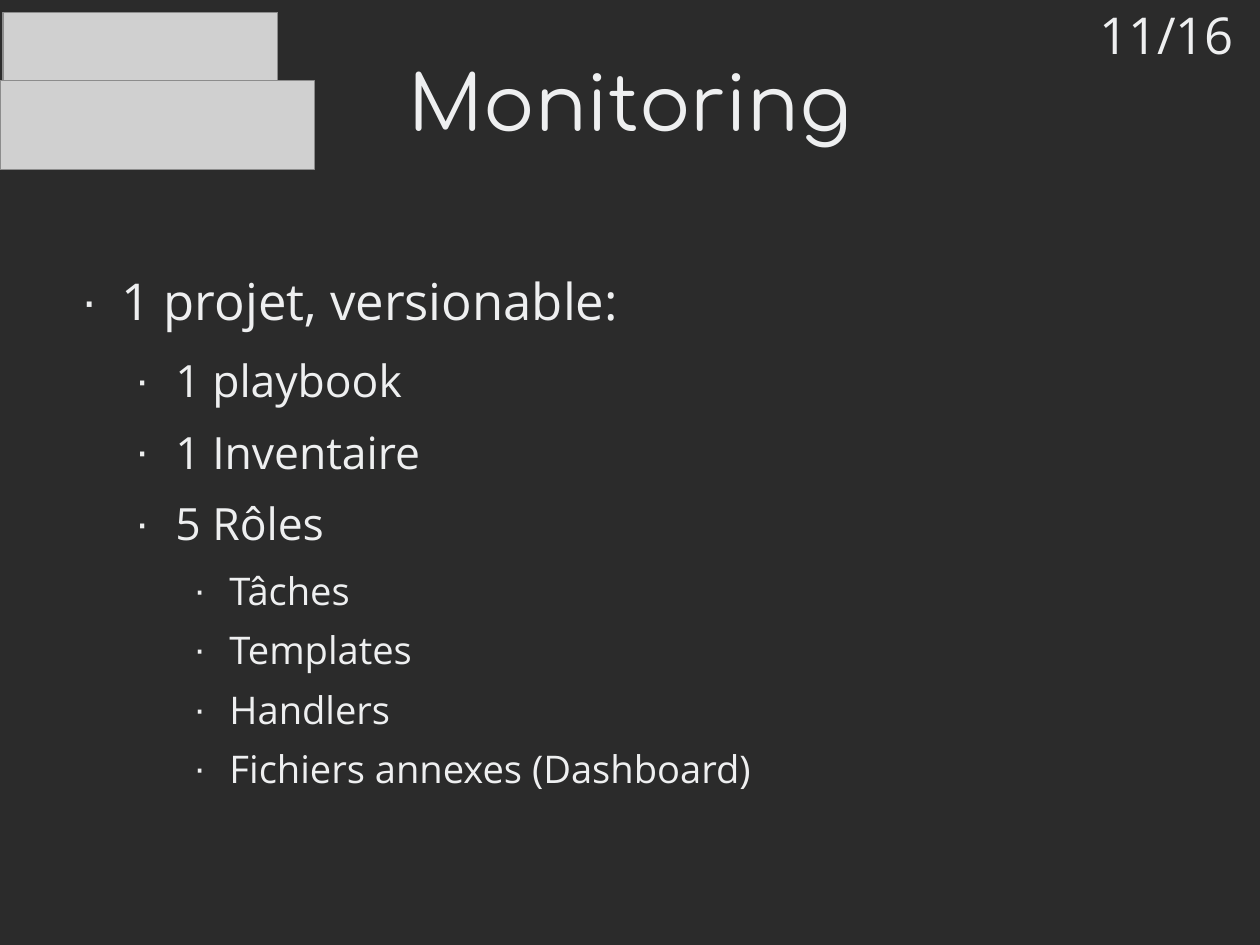
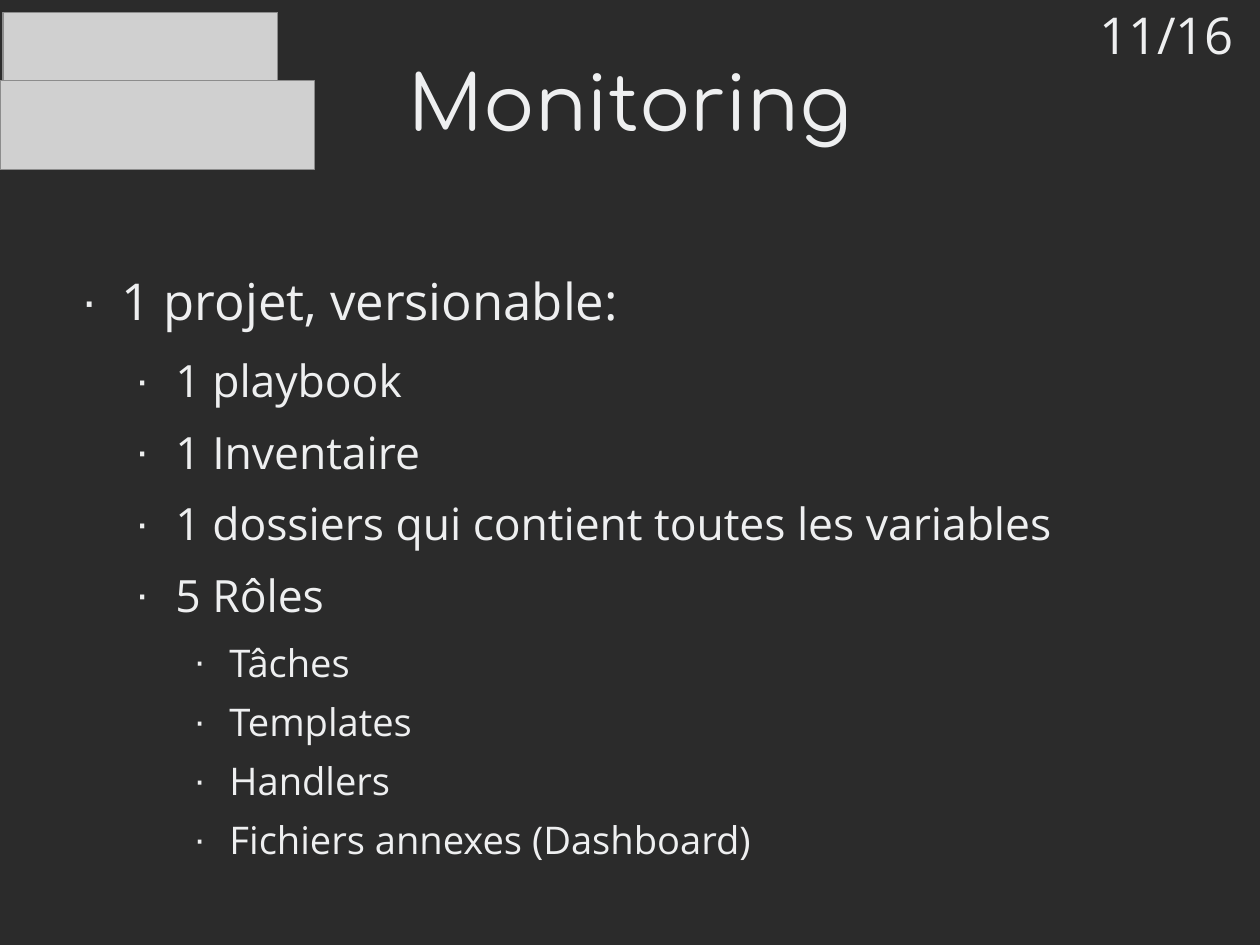
Before and after one commit to mrwormo/rapport_de_stage, a slide deck: slide 11 of files/prez.odp. Drawn at 1260x945 pixels with LibreOffice and Linux fonts; fonts in the diff are those of the drawing; grey boxes stand for pictures; background and template pictures are left out; a plain dark background stands for a picture behind light text. Boxes give left, top, right and bottom in pixels: in the first picture for what was removed or moved away, otherwise in the second. Text is boxed around its words. In the diff, an @@ line names an element or a change of style, - is before the commit and + after.

```diff
--- a/files/prez.odp
+++ b/files/prez.odp
@@ text at box(175, 506, 1051, 551): paragraph added @@
+  · 1 dossiers qui contient toutes les variables
```
Also in this commit, not shown: 3 other slides changed, 2 slides added, 1 other file.
